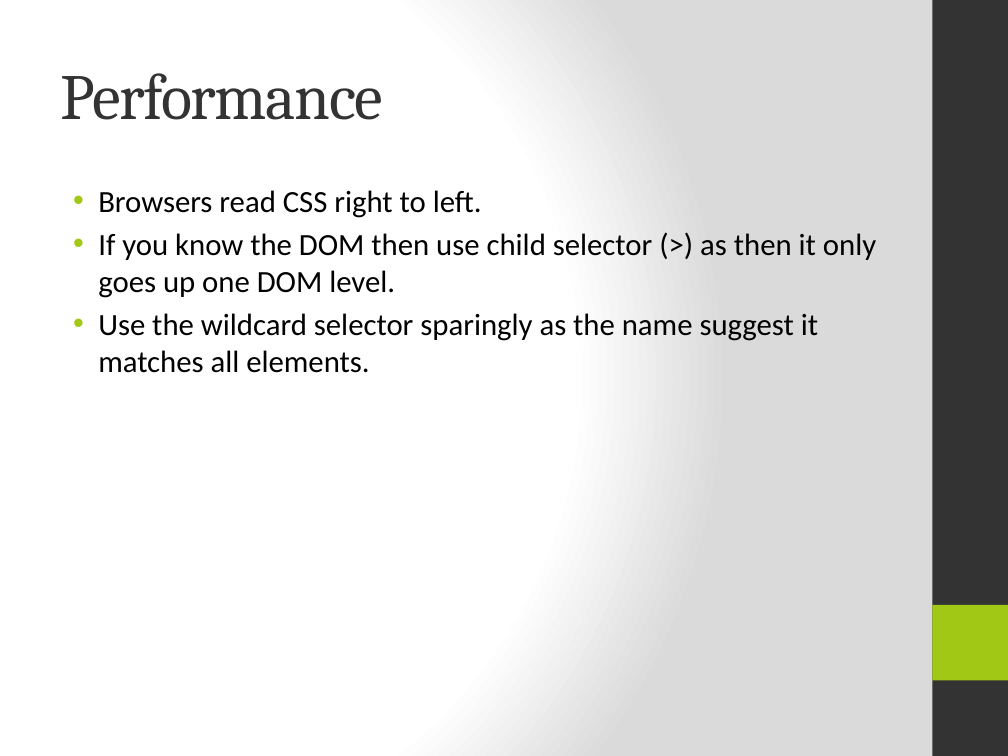
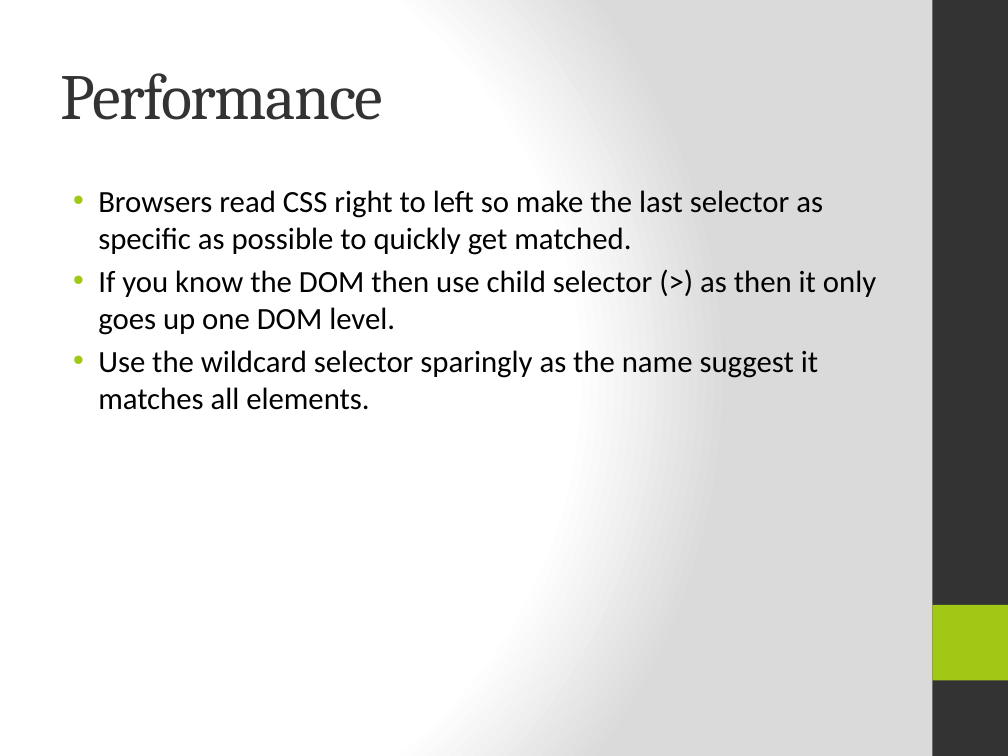
Before and after one commit to TimPerry/css-training, a slide deck: slide 10 of CSS_Taster.pptx. Drawn at 1008x756 pixels with LibreOffice and Linux fonts; fonts in the diff are those of the drawing. Boxes give left, top, right and bottom in pixels: in the first picture for what was removed or moved away, otherwise in the second. Text is boxed around its words. In the diff, an @@ line names an element or a change of style, - is before the commit and + after.

Commit message:
typos and all that

```diff
--- a/CSS_Taster.pptx
+++ b/CSS_Taster.pptx
@@ text at <box>98,190,823,255</box>: text changed @@
-• Browsers read CSS right to left.
+• Browsers read CSS right to left so make the last selector as specific as possible to quickly get matched.
```
Also in this commit, not shown: 6 other slides changed.
